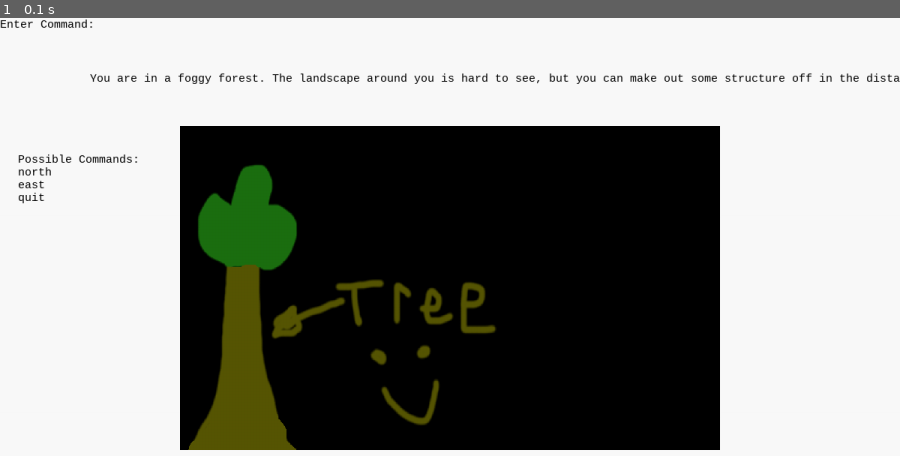
Above: before the commit, frame 1.
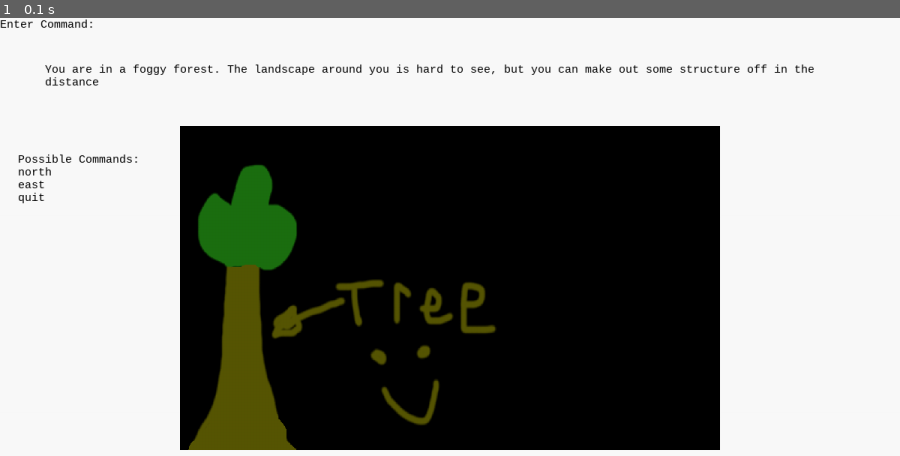
Above: after the commit, the same moment.

Repository: WilliamKluge/CMPT120-Project
Game: pygame game, started from Nowhere/main.py
Same seed, same stepped clock (60 frames per second), same inputs: the game is played once before the commit and once after it.
Inputs:
- Up to frame 1 (0.1 s): no input

The runs differ from the first frame. In frame 1, 1.5% of the frame differs, in the area x 5-100%, y 10-16%.

Commit message:
Fixed text going off screen

Diff:
--- a/Nowhere/EntityFramework/Systems/ImplimentedSystems/DrawLocationSystem.py
+++ b/Nowhere/EntityFramework/Systems/ImplimentedSystems/DrawLocationSystem.py
@@ -1,12 +1,11 @@
 # Holds the DrawLocationSystem class
 # Author: William Kluge
 # Date: 2017-9-18
+
+from Nowhere.EntityFramework.Nodes.BackgroundNode import BackgroundNode
 from Nowhere.EntityFramework.Nodes.DescriptionNode import DescriptionNode
 from Nowhere.EntityFramework.Nodes.PositionNode import PositionNode
 from Nowhere.EntityFramework.Systems.ISystem import ISystem
-from Nowhere.EntityFramework.Nodes.BackgroundNode import BackgroundNode
-import pygame
-
 from Nowhere.EntityFramework.Systems.ImplimentedSystems.DrawTextSystem import DrawTextSystem
 
 
@@ -29,10 +28,10 @@
         w, h = self.__engine.screen.get_size()
         target_location = self.__engine.locations[self.__target_entity.components[PositionNode.__name__].location]
         target_background = target_location.components[BackgroundNode.__name__].background_screen
+        self.__engine.screen.blit(target_background, [w * 0.20, h * 0.20])
         self.__engine.add_system(DrawTextSystem(self.__engine,
                                                 target_location.components[DescriptionNode.__name__].description,
-                                                (w * 0.10, h * 0.10)))
-        self.__engine.screen.blit(target_background, [w * 0.20, h * 0.20])
+                                                (w * 0.05, w * 0.05)))
         return False
 
     def end(self):
--- a/Nowhere/EntityFramework/Systems/ImplimentedSystems/DrawTextSystem.py
+++ b/Nowhere/EntityFramework/Systems/ImplimentedSystems/DrawTextSystem.py
@@ -1,6 +1,8 @@
 # Holds the DrawTextSystem class
 # Author: William Kluge
 # Date: 2017-9-21
+import textwrap
+
 from Nowhere.EntityFramework.Systems.ISystem import ISystem
 
 
@@ -23,9 +25,14 @@
         return True
 
     def update(self, time):
-        # TODO fix text going off screen
-        rendered_text = self.__engine.game_font.render(self.__text, 1, (0, 0, 0))
-        self.__engine.screen.blit(rendered_text, self.__location)
+        wrapped_text = textwrap.wrap(self.__text, 120)
+
+        text_width, text_height = self.__engine.game_font.size("P")  # Just getting the height of the font
+        for i in range(len(wrapped_text)):
+            self.__engine.screen.blit(self.__engine.game_font.render(wrapped_text[i], 1, (0, 0, 0)),
+                                      tuple([sum(j) for j in zip(self.__location, (0, text_height * i))]))
+
+        # draw_text(self.__engine.screen, self.__text, (0, 0, 0), self.__rect, self.__engine.game_font)
         return True
 
     def end(self):
